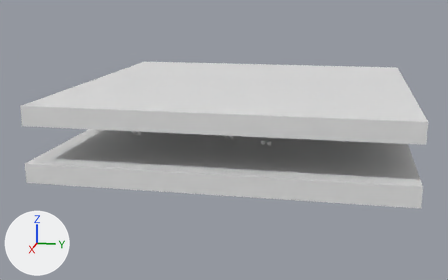
One commit to the glTF model crate/pih-pah-app/asset/gravity_hell.glb: the scene before it, then after it.
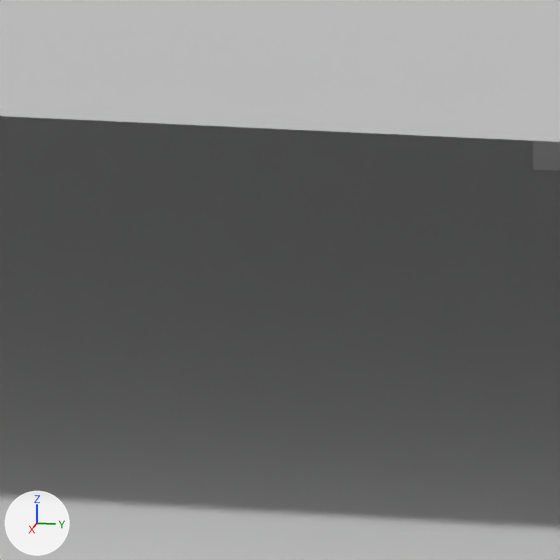
There are two pictures of each version: one from a 50 mm camera at (193.4, 31.8, 44.7) aimed at (31.6, -0.6, 4.3), one close up on the part from 40% to 51% of the width and 44% to 61% of the height. The axes (+X, +Y, +Z) are drawn at lower left. The lights are the same throughout. Where no turn or scale is listed for an object, it has been applied to the vertices.
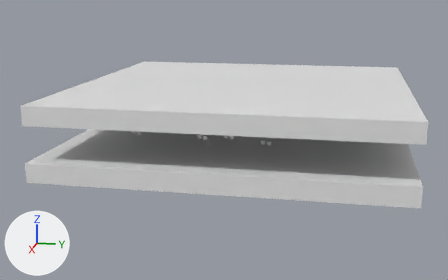
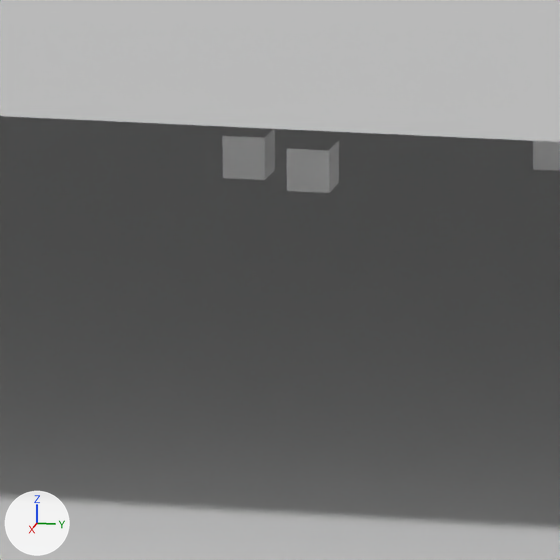
What differs and where, as boxes [x1, y1, x2, y2] in the close-ups (560 x 560 px):
'Cube.018', moved: before [533, 141, 560, 171]; after [222, 127, 275, 180]
'Cube.013', moved (not visible before): after [287, 139, 339, 193]

Diff of the bpy script that builds the scene:
```diff
--- a/crate/pih-pah-app/asset/gravity_hell.glb.py
+++ b/crate/pih-pah-app/asset/gravity_hell.glb.py
@@ ob_cube_013 @@
 ob_cube_013 = bpy.data.objects.new('Cube.013', me_cube_c_d_id_14_r_m_1)
-ob_cube_013.location = (30.52, 1.41, 4.98)
+ob_cube_013.location = (33.7, -5.27, 5.22)
@@ ob_cube_018 @@
 ob_cube_018 = bpy.data.objects.new('Cube.018', me_cube_c_d_id_19_r_m_1)
-ob_cube_018.location = (29.91, -0.25, 5.07)
+ob_cube_018.location = (33.09, -6.93, 5.3)
```
